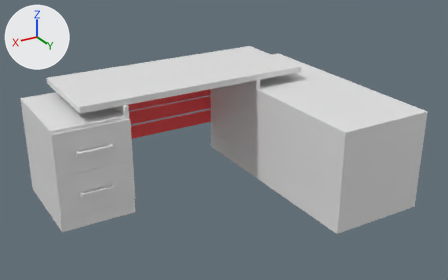
Renders of the FBX model cScamers/Assets/Models/Mesh/SM_Table.fbx from each side of a commit.
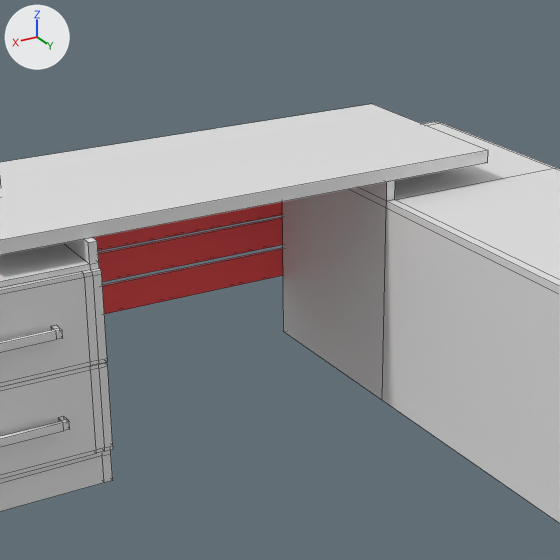
Each version appears first whole from a 50 mm camera at (2.17, 4.04, 2.84) aimed at (-0.53, -0.45, 0.59), and next in a close-up on the part from 19% to 74% of the width and 0% to 88% of the height. The lights are fixed; the arrows at upper left show +X, +Y and +Z. The older version's two pictures come first. The close-ups show mesh edges as thin lines.

Before the edit, the objects in view are built like this:
```python
mat_akcent_doski = principled_material('Akcent doski')
mat_akcent_doski.base_color = (0.8, 0.0518, 0.0563)  # red #e74043
me_cube_011 = bpy.data.meshes.new('Cube.011')
me_cube_011.from_pydata(...)  # 88 vertices, 87 faces; spans x -0.344..0.333, y -0.946..0.011, z -0.177..0.202
# faces by material slot: [22, 65]
me_cube_011.materials.append(mat_ruchka)  # white #e7e7e7
me_cube_011.materials.append(mat_polka)  # white #e7e7e7
me_cube_013 = bpy.data.meshes.new('Cube.013')
me_cube_013.from_pydata(...)  # 88 vertices, 87 faces; spans x -0.344..0.333, y -0.946..0.011, z -0.177..0.202
# faces by material slot: [22, 65]
me_cube_013.materials.append(mat_ruchka)  # white #e7e7e7
me_cube_013.materials.append(mat_polka)  # white #e7e7e7
me_plane_022 = bpy.data.meshes.new('Plane.022')
me_plane_022.from_pydata(...)  # 175 vertices, 158 faces; spans x -1.03..1.9, y -0.04..2.16, z -0.37..0.71
# faces by material slot: [24, 128, 6]
me_plane_022.materials.append(mat_akcent_doski)  # red #e74043
me_plane_022.materials.append(mat_table_side)  # white #e7e7e7
me_plane_022.materials.append(mat_table_up)  # white #e7e7e7
ob_polka1_001 = bpy.data.objects.new('Polka1.001', me_cube_011)
ob_polka1_001.location = (0.667, -0.544, 0.724)
ob_polka1_003 = bpy.data.objects.new('Polka1.003', me_cube_013)
ob_polka1_003.location = (0.667, -0.544, 0.343)
ob_table_002 = bpy.data.objects.new('Table.002', me_plane_022)
ob_table_002.location = (-0.902, -1.531, 0.382)
```
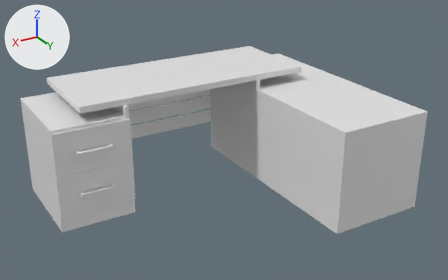
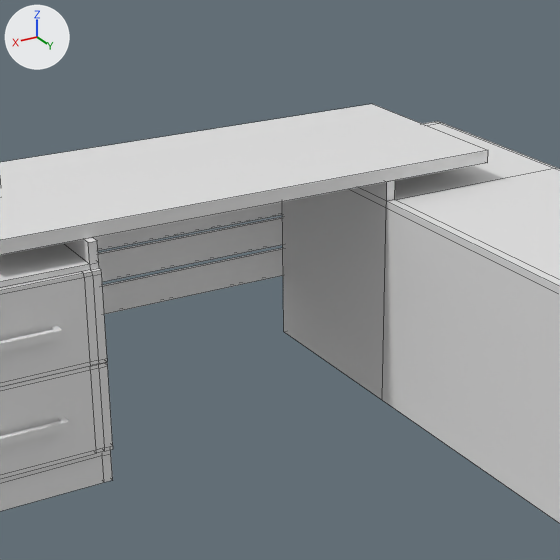
Changed parts and their boxes (x1, y1, x2, y2) in the close-ups (560 x 560 px):
'Table.002', recoloured (red to white): (92, 192, 334, 314) in both

What changed in the scene script:
```text
Change mat_akcent_doski:
    mat_akcent_doski.base_color: (0.8, 0.0518, 0.0563) -> (0.8, 0.8, 0.8)  # red #e74043 -> white #e7e7e7
```
